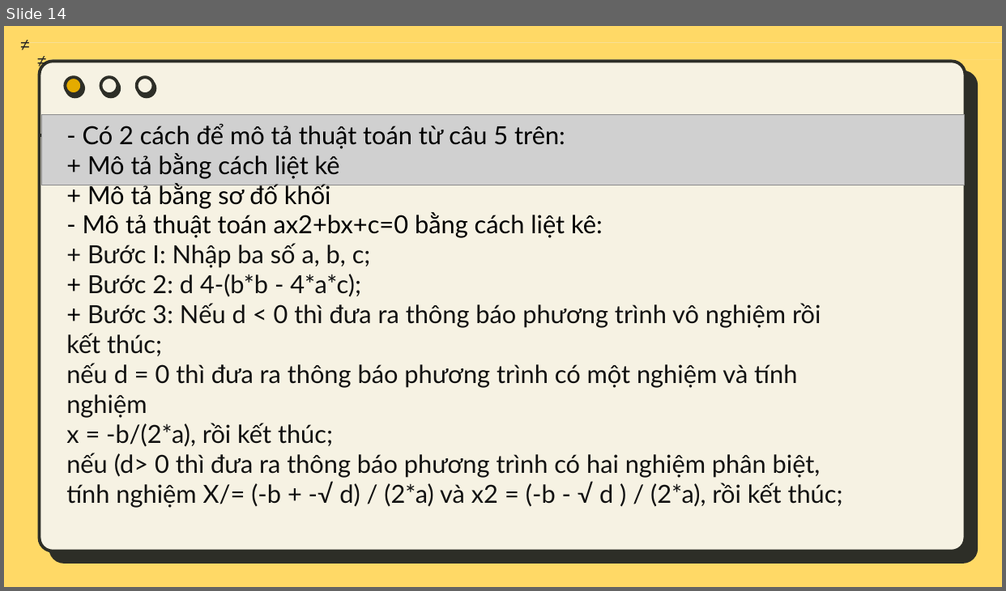
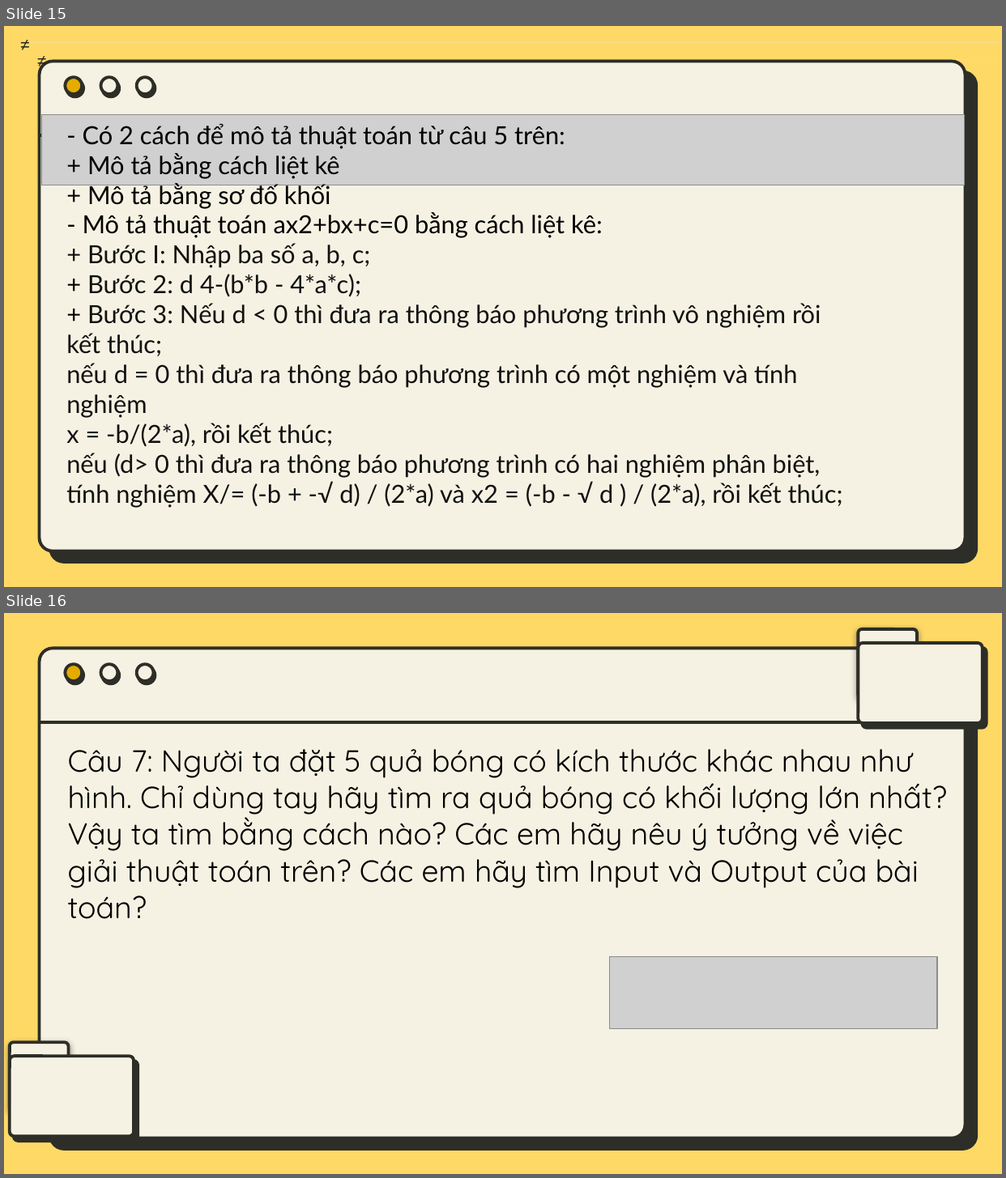
Before and after one commit to ngPhamNgocMinh10A2/Lop-10A02-Nhom-, a slide deck: bai4tin.pptx. Shown one above the other, each under a label of ours: slide 14 before the commit, slides 15 and 16 after it. The pictures are 1006x591 and 1006x1178 pixels, drawn with LibreOffice and Linux fonts; fonts in the diff are those of the drawing; grey boxes stand for pictures; background and template pictures are left out. Boxes give left, top, right and bottom in pixels: in the first picture for what was removed or moved away, otherwise in the second. Text is boxed around its words. In the diff, an @@ line names an element or a change of style, - is before the commit and + after.

```diff
--- a/bai4tin.pptx
+++ b/bai4tin.pptx
@@ slide 16 added at (4, 613, 1002, 1174), background #FFD966; not listed: 5 template elements that a slide beside it also shows @@
@@ rounded rectangle added at (859, 629, 917, 698), fill #F6F2E3, outline #2D2E27 2.25 pt @@
@@ rounded rectangle added at (859, 643, 982, 723), fill #F6F2E3, outline #2D2E27 2.25 pt @@
@@ text added at (68, 749, 947, 919), 22 pt, text #000000 @@
+Câu 7: Người ta đặt 5 quả bóng có kích thước khác nhau như hình. Chỉ dùng tay hãy tìm ra quả bóng có khối lượng lớn nhất? Vậy ta tìm bằng cách nào? Các em hãy nêu ý tưởng về việc giải thuật toán trên? Các em hãy tìm Input và Output của bài toán?
@@ rectangle added at (58, 807, 650, 816), fill #F6F2E3, outline #F6F2E3 2 pt @@
@@ rectangle added at (492, 808, 503, 1105), fill #F6F2E3, outline #F6F2E3 2 pt @@
@@ rectangle added at (582, 808, 782, 819), fill #F6F2E3, outline #F6F2E3 2 pt @@
@@ picture added at (610, 957, 937, 1029) @@
@@ rounded rectangle added at (10, 1042, 69, 1111), fill #F6F2E3, outline #2D2E27 2.25 pt @@
@@ rounded rectangle added at (10, 1056, 134, 1136), fill #F6F2E3, outline #2D2E27 2.25 pt @@
@@ what was slide 14 is now slide 15 @@
```
Also in this commit, not shown: 9 slides changed, 4 other slides added.
